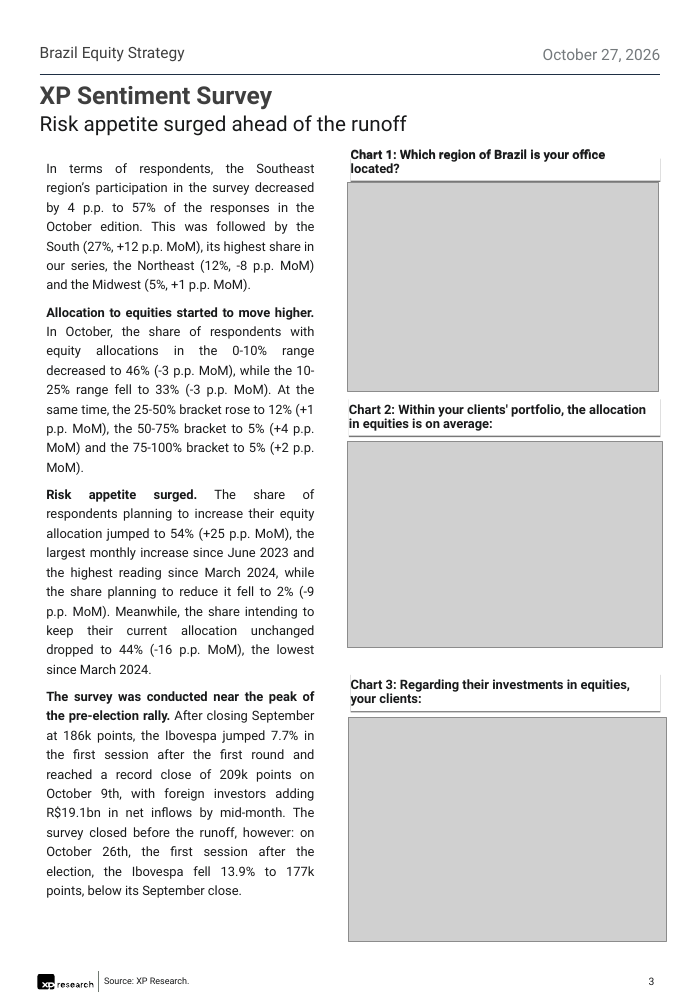
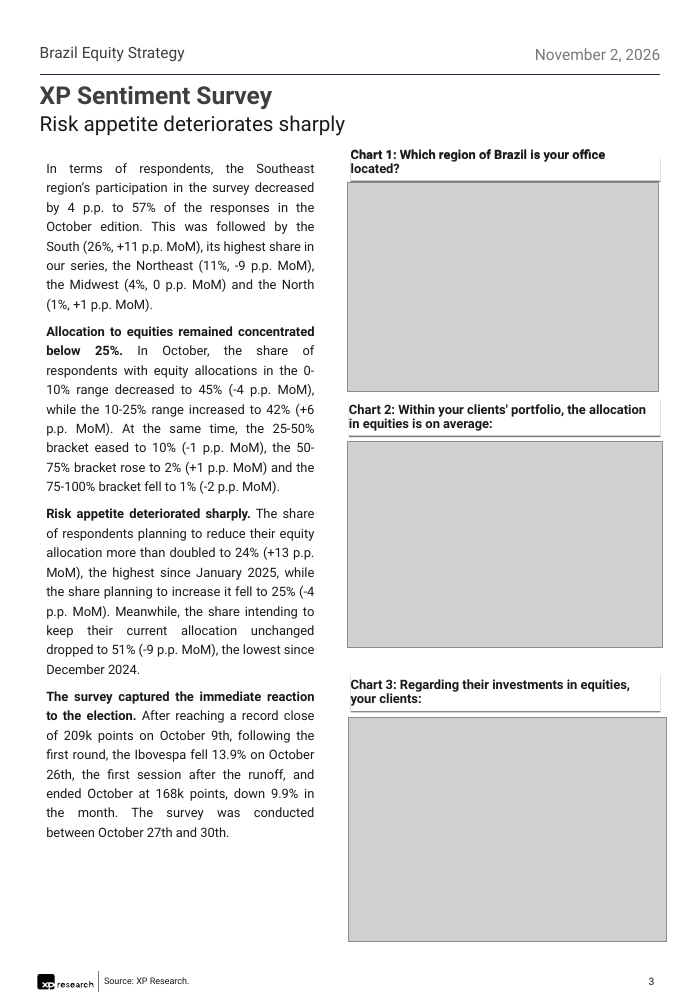
Before and after one commit to CaioLSouza/datasets, a slide deck: slide 3 of pesquisa_assessores_outubro_2026/XP IFAs Sentiment Survey - October 2026.pptx. Drawn at 698x1008 pixels with LibreOffice and Linux fonts; fonts in the diff are those of the drawing; grey boxes stand for pictures. Boxes give left, top, right and bottom in pixels: in the first picture for what was removed or moved away, otherwise in the second. Text is boxed around its words. In the diff, an @@ line names an element or a change of style, - is before the commit and + after.

```diff
--- a/pesquisa_assessores_outubro_2026/XP IFAs Sentiment Survey - October 2026.pptx
+++ b/pesquisa_assessores_outubro_2026/XP IFAs Sentiment Survey - October 2026.pptx
@@ text at box(535, 48, 660, 62): text changed @@
-October 27, 2026
+November 2, 2026
@@ text at box(40, 115, 346, 136): text changed @@
-Risk appetite surged ahead of the runoff
+Risk appetite deteriorates sharply
@@ text at box(46, 163, 315, 837): text changed @@
-In terms of respondents, the Southeast region’s participation in the survey decreased by 4 p.p. to 57% of the responses in the October edition. This was followed by the South (27%, +12 p.p. MoM), its highest share in our series, the Northeast (12%, -8 p.p. MoM) and the Midwest (5%, +1 p.p. MoM).
-Allocation to equities started to move higher. In October, the share of respondents with equity allocations in the 0-10% range decreased to 46% (-3 p.p. MoM), while the 10-25% range fell to 33% (-3 p.p. MoM). At the same time, the 25-50% bracket rose to 12% (+1 p.p. MoM), the 50-75% bracket to 5% (+4 p.p. MoM) and the 75-100% bracket to 5% (+2 p.p. MoM).
-Risk appetite surged. The share of respondents planning to increase their equity allocation jumped to 54% (+25 p.p. MoM), the largest monthly increase since June 2023 and the highest reading since March 2024, while the share planning to reduce it fell to 2% (-9 p.p. MoM). Meanwhile, the share intending to keep their current allocation unchanged dropped to 44% (-16 p.p. MoM), the lowest since March 2024.
-The survey was conducted near the peak of the pre-election rally. After closing September at 186k points, the Ibovespa jumped 7.7% in the first session after the first round and reached a record close of 209k points on October 9th, with foreign investors adding R$19.1bn in net inflows by mid-month. The survey closed before the runoff, however: on October 26th, the first session after the election, the Ibovespa fell 13.9% to 177k points, below its September close.
+In terms of respondents, the Southeast region’s participation in the survey decreased by 4 p.p. to 57% of the responses in the October edition. This was followed by the South (26%, +11 p.p. MoM), its highest share in our series, the Northeast (11%, -9 p.p. MoM), the Midwest (4%, 0 p.p. MoM) and the North (1%, +1 p.p. MoM).
+Allocation to equities remained concentrated below 25%. In October, the share of respondents with equity allocations in the 0-10% range decreased to 45% (-4 p.p. MoM), while the 10-25% range increased to 42% (+6 p.p. MoM). At the same time, the 25-50% bracket eased to 10% (-1 p.p. MoM), the 50-75% bracket rose to 2% (+1 p.p. MoM) and the 75-100% bracket fell to 1% (-2 p.p. MoM).
+Risk appetite deteriorated sharply. The share of respondents planning to reduce their equity allocation more than doubled to 24% (+13 p.p. MoM), the highest since January 2025, while the share planning to increase it fell to 25% (-4 p.p. MoM). Meanwhile, the share intending to keep their current allocation unchanged dropped to 51% (-9 p.p. MoM), the lowest since December 2024.
+The survey captured the immediate reaction to the election. After reaching a record close of 209k points on October 9th, following the first round, the Ibovespa fell 13.9% on October 26th, the first session after the runoff, and ended October at 168k points, down 9.9% in the month. The survey was conducted between October 27th and 30th.
```
Also in this commit, not shown: 7 other slides changed, 3 other files.
